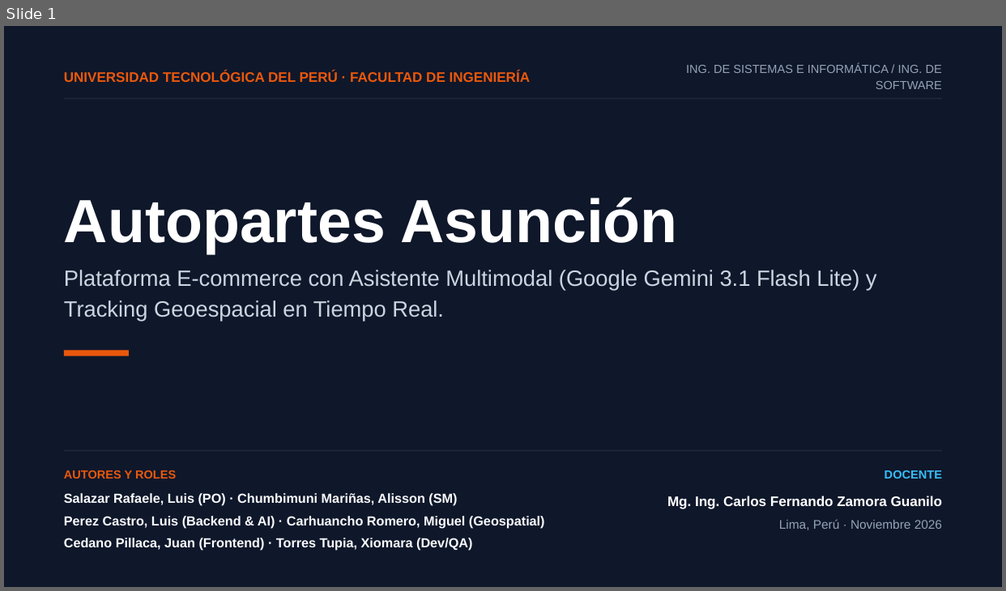
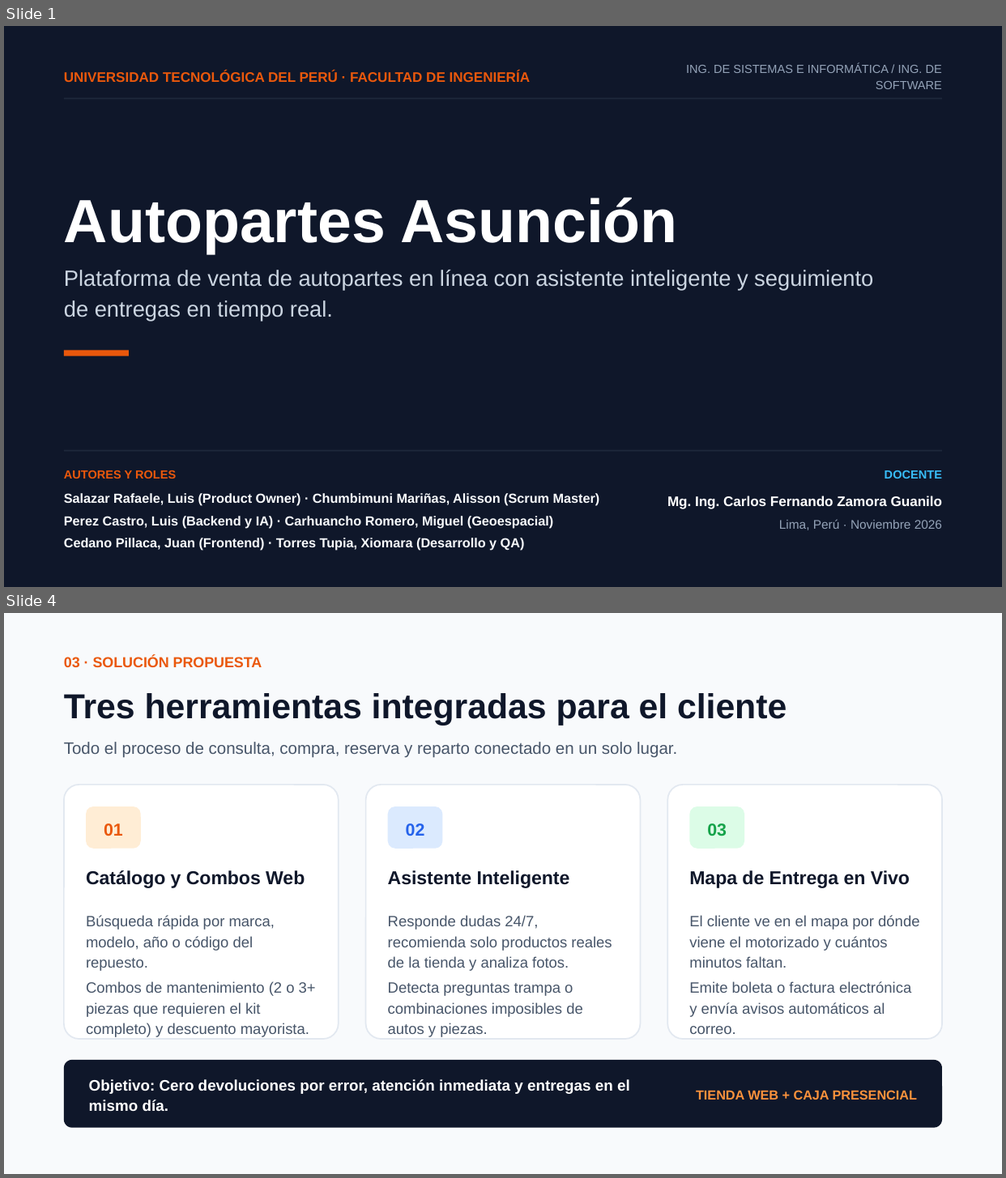
Before and after one commit to Scrasher18/Asuncion-ERP, a slide deck: Autopartes_Asuncion.pptx. Shown one above the other, each under a label of ours: slide 1 before the commit, slides 1 and 4 after it; the slides between them are not shown. The pictures are 1006x591 and 1006x1178 pixels, drawn with LibreOffice and Linux fonts; fonts in the diff are those of the drawing. Boxes give left, top, right and bottom in pixels: in the first picture for what was removed or moved away, otherwise in the second. Text is boxed around its words. In the diff, an @@ line names an element or a change of style, - is before the commit and + after.

```diff
--- a/Autopartes_Asuncion.pptx
+++ b/Autopartes_Asuncion.pptx
@@ slide 4 added at bbox=[4, 613, 1002, 1174], background #F8FAFC @@
@@ text added at bbox=[64, 656, 262, 667], 10.5 pt, text #EA580C, bold @@
+03 · SOLUCIÓN PROPUESTA
@@ text added at bbox=[64, 693, 786, 726], 25 pt, text #0F172A, bold @@
+Tres herramientas integradas para el cliente
@@ text added at bbox=[64, 742, 677, 758], 12 pt, text #475569 @@
+Todo el proceso de consulta, compra, reserva y reparto conectado en un solo lugar.
@@ rounded rectangle added at bbox=[64, 785, 339, 1039], fill #FFFFFF, outline #E2E8F0 1 pt @@
@@ rounded rectangle added at bbox=[86, 807, 141, 849], fill #FFEDD5 @@
@@ rounded rectangle added at bbox=[365, 785, 640, 1039], fill #FFFFFF, outline #E2E8F0 1 pt @@
@@ rounded rectangle added at bbox=[388, 807, 443, 849], fill #DBEAFE @@
@@ rounded rectangle added at bbox=[667, 785, 942, 1039], fill #FFFFFF, outline #E2E8F0 1 pt @@
@@ rounded rectangle added at bbox=[689, 807, 744, 849], fill #DCFCE7 @@
@@ text added at bbox=[104, 824, 123, 836], 12.5 pt, text #EA580C, bold @@
+01
@@ text added at bbox=[406, 824, 425, 836], 12.5 pt, text #2563EB, bold @@
+02
@@ text added at bbox=[707, 824, 727, 837], 12.5 pt, text #16A34A, bold @@
+03
@@ text added at bbox=[86, 871, 305, 888], 13.5 pt, text #0F172A, bold @@
+Catálogo y Combos Web
@@ text added at bbox=[388, 871, 570, 888], 13.5 pt, text #0F172A, bold @@
+Asistente Inteligente
@@ text added at bbox=[689, 871, 910, 888], 13.5 pt, text #0F172A, bold @@
+Mapa de Entrega en Vivo
@@ text added at bbox=[86, 915, 316, 1037], 10.8 pt, text #475569 @@
+Búsqueda rápida por marca, modelo, año o código del repuesto.
+Combos de mantenimiento (2 o 3+ piezas que requieren el kit completo) y descuento mayorista.
@@ text added at bbox=[388, 915, 612, 1037], 10.8 pt, text #475569 @@
+Responde dudas 24/7, recomienda solo productos reales de la tienda y analiza fotos.
+Detecta preguntas trampa o combinaciones imposibles de autos y piezas.
@@ text added at bbox=[689, 915, 919, 1034], 10.8 pt, text #475569 @@
+El cliente ve en el mapa por dónde viene el motorizado y cuántos minutos faltan.
+Emite boleta o factura electrónica y envía avisos automáticos al correo.
@@ rounded rectangle added at bbox=[64, 1060, 942, 1128], fill #0F172A @@
@@ text added at bbox=[89, 1080, 630, 1111], 11 pt, text #FFFFFF, bold @@
+Objetivo: Cero devoluciones por error, atención inmediata y entregas en el mismo día.
@@ text added at bbox=[696, 1090, 917, 1100], 9.5 pt, text #FB923C, bold @@
+TIENDA WEB + CAJA PRESENCIAL
@@ slide 1 changed as well @@
@@ text at bbox=[64, 270, 873, 322]: text changed @@
-Plataforma E-commerce con Asistente Multimodal (Google Gemini 3.1 Flash Lite) y Tracking Geoespacial en Tiempo Real.
+Plataforma de venta de autopartes en línea con asistente inteligente y seguimiento de entregas en tiempo real.
@@ text at bbox=[64, 493, 600, 551]: text changed @@
-Salazar Rafaele, Luis (PO) · Chumbimuni Mariñas, Alisson (SM)
-Perez Castro, Luis (Backend & AI) · Carhuancho Romero, Miguel (Geospatial)
-Cedano Pillaca, Juan (Frontend) · Torres Tupia, Xiomara (Dev/QA)
+Salazar Rafaele, Luis (Product Owner) · Chumbimuni Mariñas, Alisson (Scrum Master)
+Perez Castro, Luis (Backend y IA) · Carhuancho Romero, Miguel (Geoespacial)
+Cedano Pillaca, Juan (Frontend) · Torres Tupia, Xiomara (Desarrollo y QA)
```
Also in this commit, not shown: 4 other slides changed, 1 slide removed.
